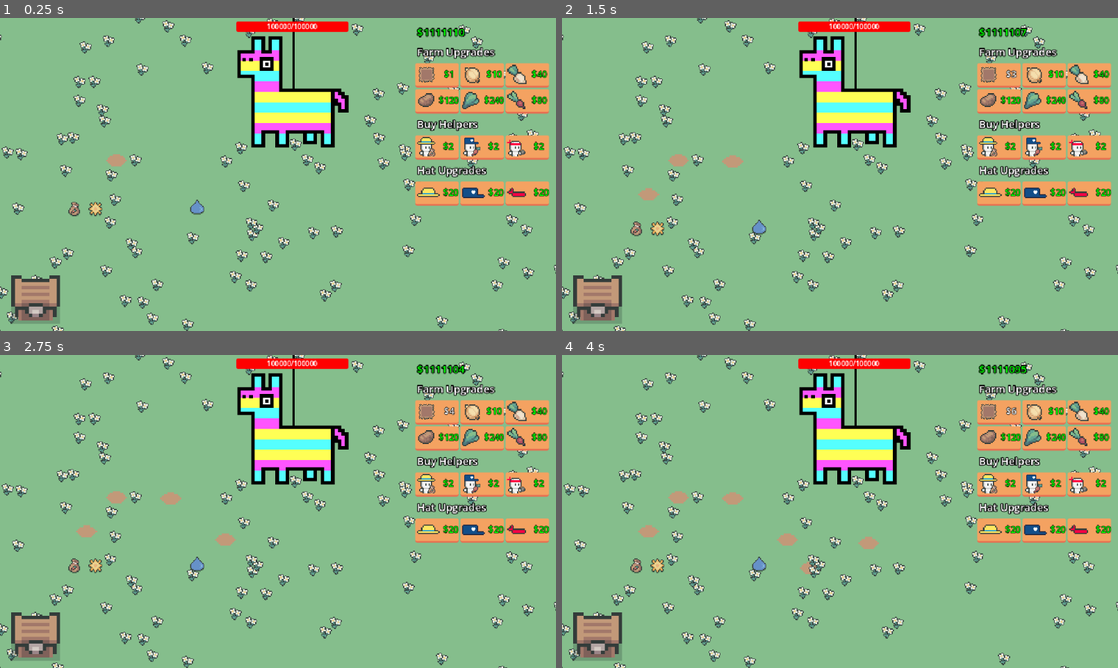
Above: before the commit, frames 1-4 (two rows, left to right).
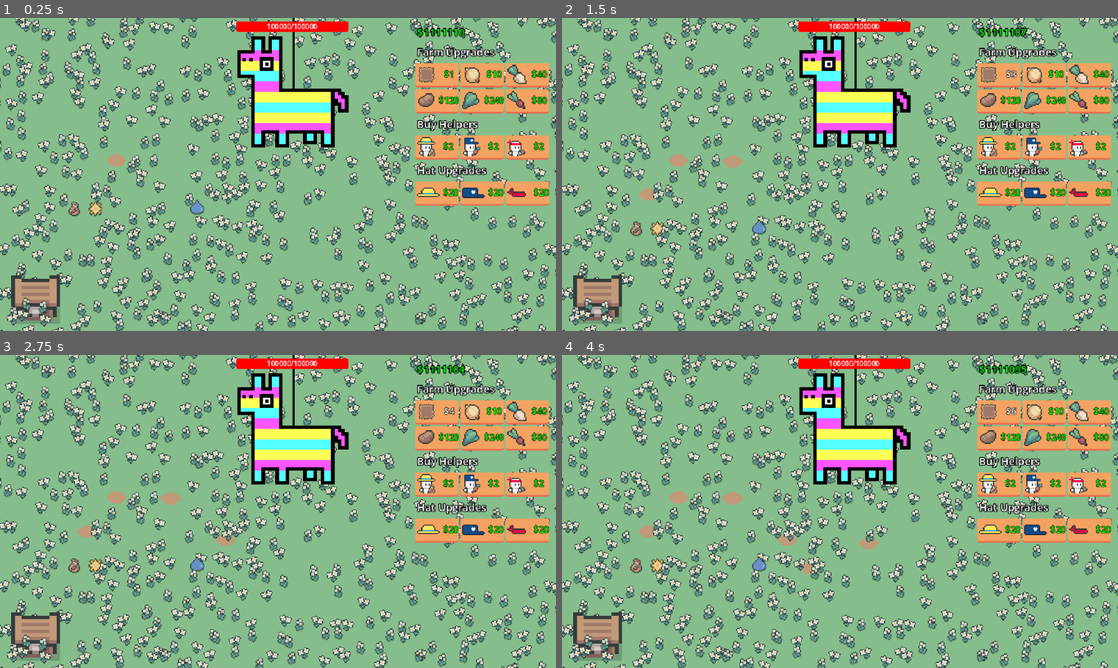
Above: after the commit, the same moments.

Repository: eric-marsh/farminata
Game: Godot game, scene res://scene/scene_switcher.tscn
Two runs of this game, one before a commit and one after it. Both use one fixed random seed, a clock stepped at 60 frames per second and the inputs below. Sound files missing from this copy of the repository are replaced by a short silence.
Inputs:
- Up to frame 1 (0.25 s): no input
- Up to frame 2 (1.5 s): click "$1" at 0.5 s; click "$2" at 1.25 s
- Up to frame 3 (2.75 s): click "$3" at 2 s
- Up to frame 4 (4 s): click "$4" at 2.75 s; click "$5" at 3.5 s

The runs differ from the first frame. In frame 1, 20% of the frame differs, in the area x 0-100%, y 0-100%; in frame 2, 20%; in frame 3, 20%; in frame 4, 20%.

Commit message:
z-indexing enviornment layer

Diff:
--- a/scene/enviornment.gd
+++ b/scene/enviornment.gd
@@ -3,28 +3,41 @@
 
 static var good_enviornment_positions: Array[Vector2] = []
 
-const FLOWER_1 = preload("res://img/enviornment/good/flower_1.png")
-const FLOWER_2 = preload("res://img/enviornment/good/flower_2.png")
+var enviornment_percentage: float = 1.0
 
+const good_enviornment_images = [
+	preload("res://img/enviornment/good/flower_1.png"),
+	preload("res://img/enviornment/good/flower_2.png")
+]
 
 func _ready() -> void:
-	reset_sprite_points()
-
-	update_good_enviornment_layer(0.1)
+	reset_good_env()
 
 func _process(_delta: float) -> void:
 	pass
 
+func reset_good_env() -> void:
+	total_good_sprites = 0
+	for c in $GoodLayer.get_children():
+		c.queue_free()
+	reset_sprite_points()
+	update_enviornment_layer(enviornment_percentage)
 
-func update_good_enviornment_layer(percent: float):
+func update_enviornment_layer(percent: float):
 	var num_desired_sprites = total_good_sprites * percent
 
-	for i in range(num_desired_sprites - $GoodLayer.get_children().size()):
+	var i: int = 0
+	while i < num_desired_sprites - $GoodLayer.get_children().size() and good_enviornment_positions[0]:
 		var s: Sprite2D = Sprite2D.new()
-		s.texture = FLOWER_1
+		s.texture = good_enviornment_images.pick_random()
+		s.flip_h = Util.random_chance(0.5)
 		s.global_position = good_enviornment_positions[0]
 		good_enviornment_positions = good_enviornment_positions.slice(1)
 		$GoodLayer.add_child(s)
+		i += 1
+
+
+
 
 var total_good_sprites: float = 0
 func reset_sprite_points():
--- a/scene/main.tscn
+++ b/scene/main.tscn
@@ -12,6 +12,7 @@
 [ext_resource type="PackedScene" uid="uid://pcjs3l3ltyss" path="res://scene/sell_chest.tscn" id="8_of57s"]
 [ext_resource type="PackedScene" uid="uid://c0isrep8hx4u6" path="res://scene/piniata.tscn" id="10_tqoya"]
 [ext_resource type="Script" uid="uid://cc5rukvl6a3t8" path="res://scene/enviornment.gd" id="12_wscrc"]
+[ext_resource type="Texture2D" uid="uid://bphkka82udhf8" path="res://img/enviornment/good/flower_1.png" id="13_mswub"]
 
 [sub_resource type="RectangleShape2D" id="RectangleShape2D_k65ib"]
 size = Vector2(366, 133)
@@ -138,6 +139,7 @@
 shape = SubResource("RectangleShape2D_k65ib")
 
 [node name="Enviornment" type="Area2D" parent="."]
+y_sort_enabled = true
 position = Vector2(320, 180)
 script = ExtResource("12_wscrc")
 
@@ -145,5 +147,16 @@
 shape = SubResource("RectangleShape2D_wscrc")
 
 [node name="BadLayer" type="Node2D" parent="Enviornment"]
+y_sort_enabled = true
 
 [node name="GoodLayer" type="Node2D" parent="Enviornment"]
+y_sort_enabled = true
+position = Vector2(0, 2)
+
+[node name="Sprite2D" type="Sprite2D" parent="Enviornment/GoodLayer"]
+position = Vector2(-234, -105)
+texture = ExtResource("13_mswub")
+
+[node name="Sprite2D2" type="Sprite2D" parent="Enviornment/GoodLayer"]
+position = Vector2(-233, -110)
+texture = ExtResource("13_mswub")
Not shown: 1 places in scene/main.tscn that only renumber resources
